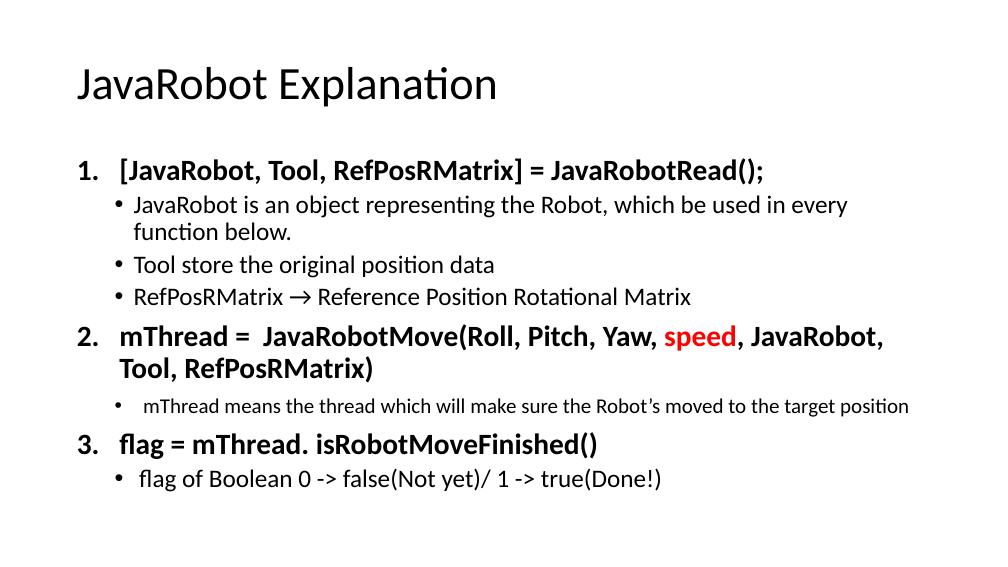
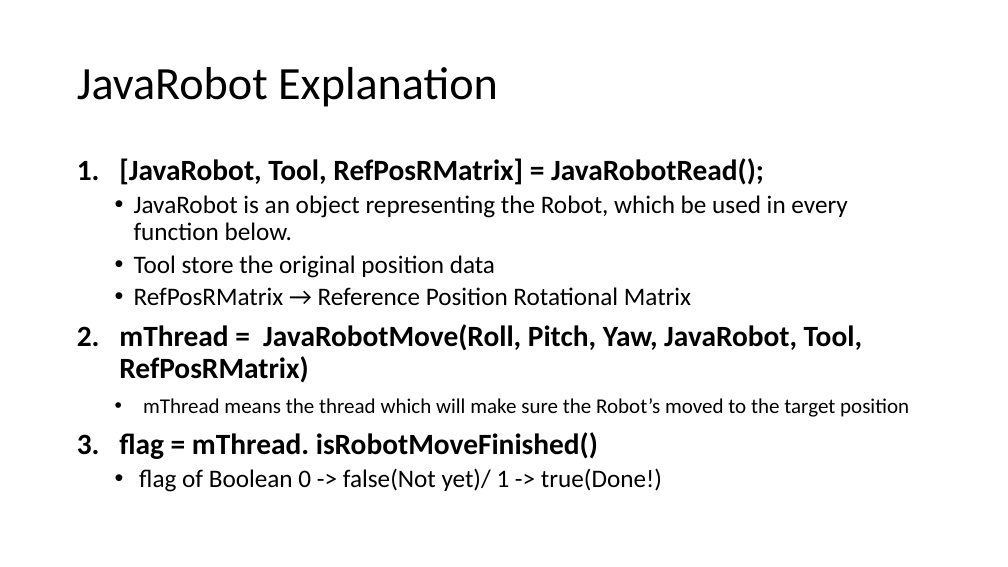
Before and after one commit to Cosas1008/JavaRobot, a slide deck: slide 10 of Matlab Setup.pptx (slide 7 before the commit). Drawn at 1008x567 pixels with LibreOffice and Linux fonts; fonts in the diff are those of the drawing. Boxes give left, top, right and bottom in pixels: in the first picture for what was removed or moved away, otherwise in the second. Text is boxed around its words. In the diff, an @@ line names an element or a change of style, - is before the commit and + after.

```diff
--- a/Matlab Setup.pptx
+++ b/Matlab Setup.pptx
@@ text at [119, 324, 862, 382]: text changed @@
-2. mThread = JavaRobotMove(Roll, Pitch, Yaw, speed, JavaRobot, Tool, RefPosRMatrix)
+2. mThread = JavaRobotMove(Roll, Pitch, Yaw, JavaRobot, Tool, RefPosRMatrix)
```
Also in this commit, not shown: 3 other slides changed, 3 slides added, 1 other file.
